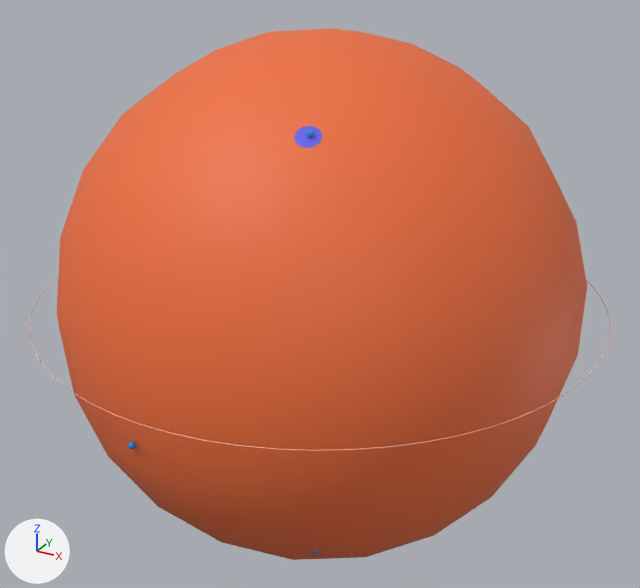
The glTF model glb/117.glb: old version first, new version second.
Rendered twice from a 50 mm lens placed at (1.48, -2.691, 1.345), pointed at (0.0, 0.0, -0.001). The axes (+X, +Y, +Z) are drawn at lower left. The lights are the same throughout. The first picture is the older version. Where no turn or scale is listed for an object, it has been applied to the vertices.

Objects in the first picture: 'Orbital_7s_0' and 4 more.
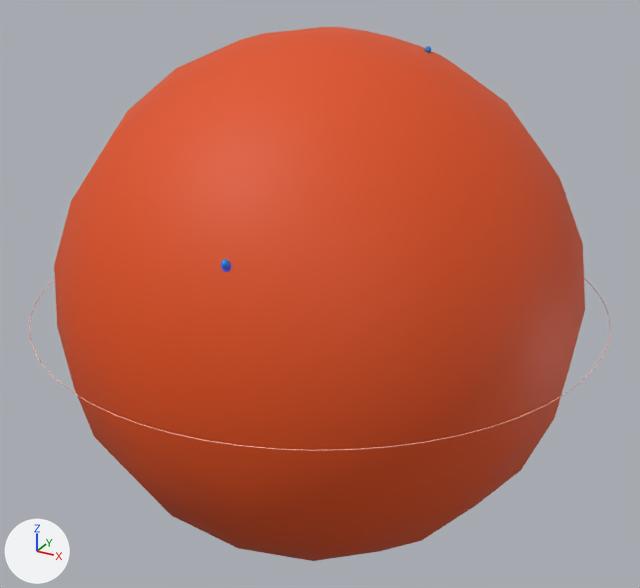
Diff of the bpy script that builds the scene:
```diff
--- a/glb/117.glb.py
+++ b/glb/117.glb.py
@@ mat_tmp_orb_117_7s @@
 mat_tmp_orb_117_7s = principled_material('TMP_orb_117_7s')
-mat_tmp_orb_117_7s.base_color = (0.872, 0.161, 0.045)  # orange #f0703c
+mat_tmp_orb_117_7s.base_color = (0.751, 0.0781, 0.00715)  # orange #e14f14
 mat_tmp_orb_117_7s.roughness = 0.6
@@ ob_orbital_7s_0 @@
 ob_orbital_7s_0.location = (0.0, 0.0, 0.0)
-ob_orbital_7s_0.rotation_euler = (0.0424, 0.81, 1.629)  # degrees (2.4, 46, 93)
+ob_orbital_7s_0.rotation_euler = (0.239, 0.055, 1.505)  # degrees (14, 3.2, 86)
 ob_orbital_7s_0.scale = (0.966, 0.966, 0.966)
```

Pixel boxes (x1, y1, x2, y2) of what changed, in the pictures (640 x 588 px):
'Orbital_7s_0', recoloured, turned
    before: (57, 28, 587, 560)
    after: (54, 27, 585, 561)
